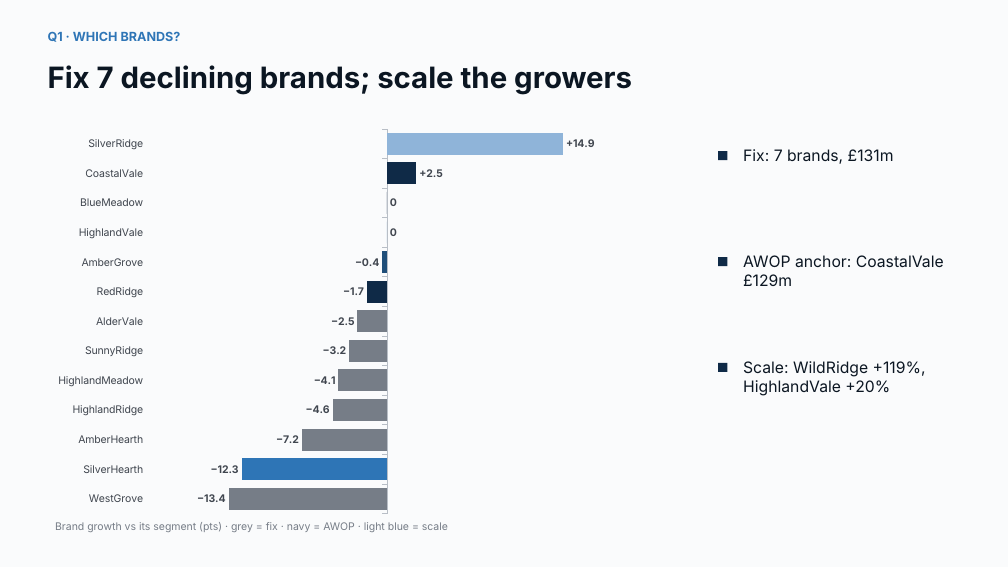
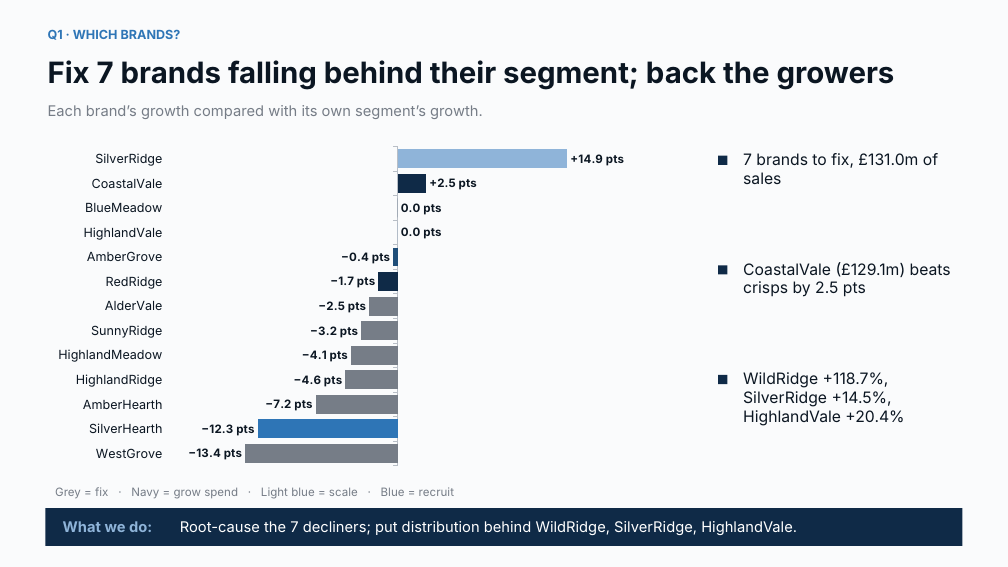
Before and after one commit to harshjunekumar/test-sample, a slide deck: slide 6 of pepsico_savoury_case/UK_Savoury_Growth_Story.pptx (slide 5 before the commit). Drawn at 1008x567 pixels with LibreOffice and Linux fonts; fonts in the diff are those of the drawing. Boxes give left, top, right and bottom in pixels: in the first picture for what was removed or moved away, otherwise in the second. Text is boxed around its words. In the diff, an @@ line names an element or a change of style, - is before the commit and + after.

```diff
--- a/pepsico_savoury_case/UK_Savoury_Growth_Story.pptx
+++ b/pepsico_savoury_case/UK_Savoury_Growth_Story.pptx
@@ text at bbox=[48, 60, 895, 90]: text changed @@
-Fix 7 declining brands; scale the growers
+Fix 7 brands falling behind their segment; back the growers
@@ text added at bbox=[48, 105, 483, 119], 14 pt, text #767D87 @@
+Each brand’s growth compared with its own segment’s growth.
@@ bar chart at bbox=[45, 140, 696, 473] @@
@@ data labels of Series 1 changed @@
@@ category axis changed @@
@@ value axis changed @@
@@ bar spacing changed @@
@@ lettering changed @@
@@ bar chart: place and size @@
-bar chart at bbox=[45, 121, 696, 522]
+bar chart at bbox=[45, 140, 696, 473]
@@ rectangle: place and size @@
-rectangle at bbox=[718, 151, 727, 160]
+rectangle at bbox=[718, 156, 727, 165]
@@ text at bbox=[743, 153, 938, 184]: text changed @@
-Fix: 7 brands, £131m
+7 brands to fix, £131.0m of sales
@@ rectangle: place and size @@
-rectangle at bbox=[718, 257, 727, 266]
+rectangle at bbox=[718, 265, 727, 274]
@@ text removed at bbox=[743, 255, 944, 286] @@
-AWOP anchor: CoastalVale £129m
@@ text added at bbox=[743, 262, 951, 297], 15 pt, text #0B1622 @@
+CoastalVale (£129.1m) beats crisps by 2.5 pts
@@ rectangle: place and size @@
-rectangle at bbox=[718, 363, 727, 372]
+rectangle at bbox=[718, 375, 727, 384]
@@ text at bbox=[743, 372, 904, 426]: text changed @@
-Scale: WildRidge +119%, HighlandVale +20%
+WildRidge +118.7%, SilverRidge +14.5%, HighlandVale +20.4%
@@ rectangle added at bbox=[45, 508, 963, 546], fill #0F2A47 @@
@@ text at bbox=[55, 487, 454, 499]: text changed; size 10 to 11 pt @@
-Brand growth vs its segment (pts) · grey = fix · navy = AWOP · light blue = scale
+Grey = fix · Navy = grow spend · Light blue = scale · Blue = recruit
@@ text added at bbox=[63, 521, 152, 532], 14 pt, text #8FB4D9, bold @@
+What we do:
@@ text added at bbox=[180, 521, 797, 535], 14 pt, text #FFFFFF @@
+Root-cause the 7 decliners; put distribution behind WildRidge, SilverRidge, HighlandVale.
```
Also in this commit, not shown: 10 other slides changed, 2 slides added, 1 slide removed, 1 other file.
